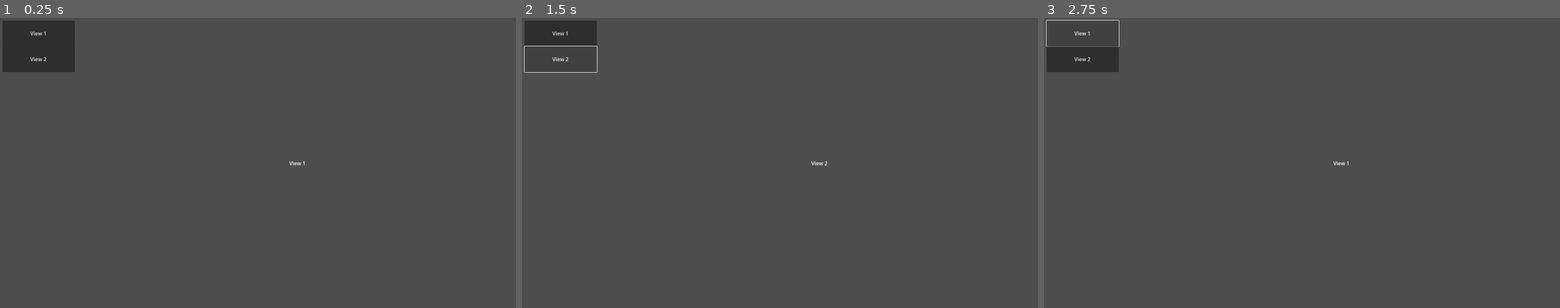
Above: before the commit, frames 1-3 (left to right).
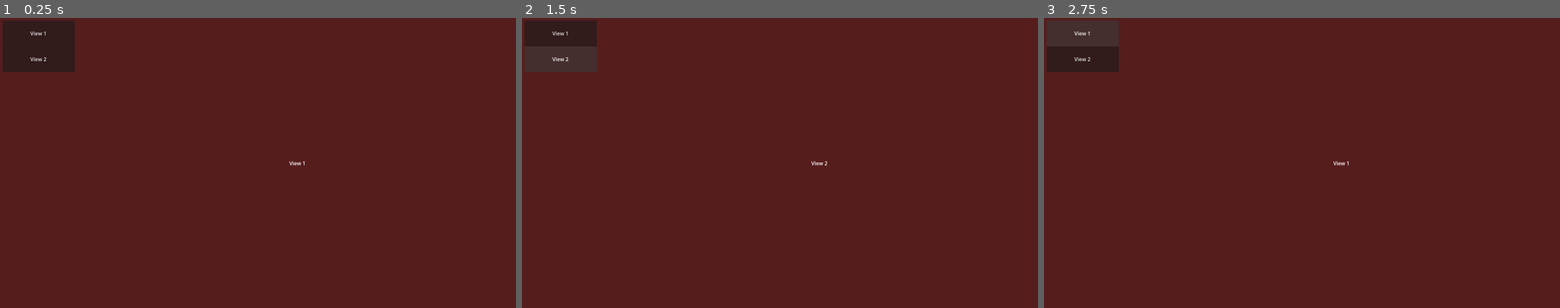
Above: after the commit, the same moments.

Repository: ZibelineDev/idle_tuto_reboot
Game: Godot game, scene res://singletons/game/game.tscn
The game is run twice, just before and just after one commit, with the same random seed, the same clock (stepped at 60 frames per second) and the same inputs.
Inputs:
- Up to frame 1 (0.25 s): no input
- Up to frame 2 (1.5 s): click "View 1" at 0.5 s; click "View 2" at 1.25 s
- Up to frame 3 (2.75 s): click "View 1" at 2 s

The runs differ from the first frame. In frame 1, 98% of the frame differs, in the area x 0-100%, y 0-100%; in frame 2, 98%; in frame 3, 98%.

Commit message:
💄 Theme & Style

Diff:
--- /dev/null
+++ b/assets/styles/style_box_flat/invisible.tres
@@ -0,0 +1,4 @@
+[gd_resource type="StyleBoxFlat" format=3 uid="uid://dyc7ldcp10jd"]
+
+[resource]
+bg_color = Color(0.6, 0.6, 0.6, 0)
--- /dev/null
+++ b/assets/styles/style_box_flat/red_panel.tres
@@ -0,0 +1,4 @@
+[gd_resource type="StyleBoxFlat" format=3 uid="uid://kv6wcxaricwn"]
+
+[resource]
+bg_color = Color(0.337255, 0.113725, 0.113725, 1)
--- /dev/null
+++ b/assets/styles/theme/default_theme.tres
@@ -0,0 +1,8 @@
+[gd_resource type="Theme" load_steps=3 format=3 uid="uid://6rr2o27vl3xi"]
+
+[ext_resource type="StyleBox" uid="uid://dyc7ldcp10jd" path="res://assets/styles/style_box_flat/invisible.tres" id="1_8f7mq"]
+[ext_resource type="StyleBox" uid="uid://kv6wcxaricwn" path="res://assets/styles/style_box_flat/red_panel.tres" id="1_ilitu"]
+
+[resource]
+Button/styles/focus = ExtResource("1_8f7mq")
+Panel/styles/panel = ExtResource("1_ilitu")
--- a/project.godot
+++ b/project.godot
@@ -42,6 +42,10 @@
 import/blender/enabled=false
 import/fbx/enabled=false
 
+[gui]
+
+theme/custom="res://assets/styles/theme/default_theme.tres"
+
 [input]
 
 Double={
--- a/scenes/user_interface/user_interface.tscn
+++ b/scenes/user_interface/user_interface.tscn
@@ -6,8 +6,7 @@
 [sub_resource type="StyleBoxFlat" id="StyleBoxFlat_6lwjp"]
 bg_color = Color(0.6, 0.6, 0.6, 0)
 
-[node name="UserInterface" type="Control"]
-layout_mode = 3
+[node name="UserInterface" type="Panel"]
 anchors_preset = 15
 anchor_right = 1.0
 anchor_bottom = 1.0
